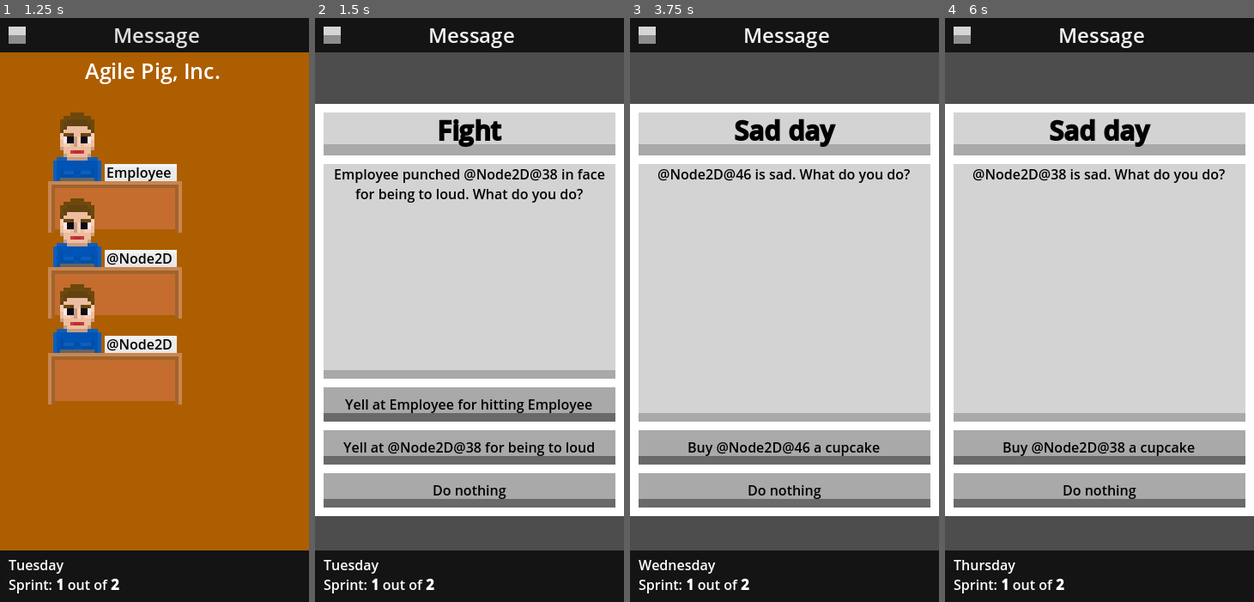
Above: before the commit, frames 1-4 (left to right).
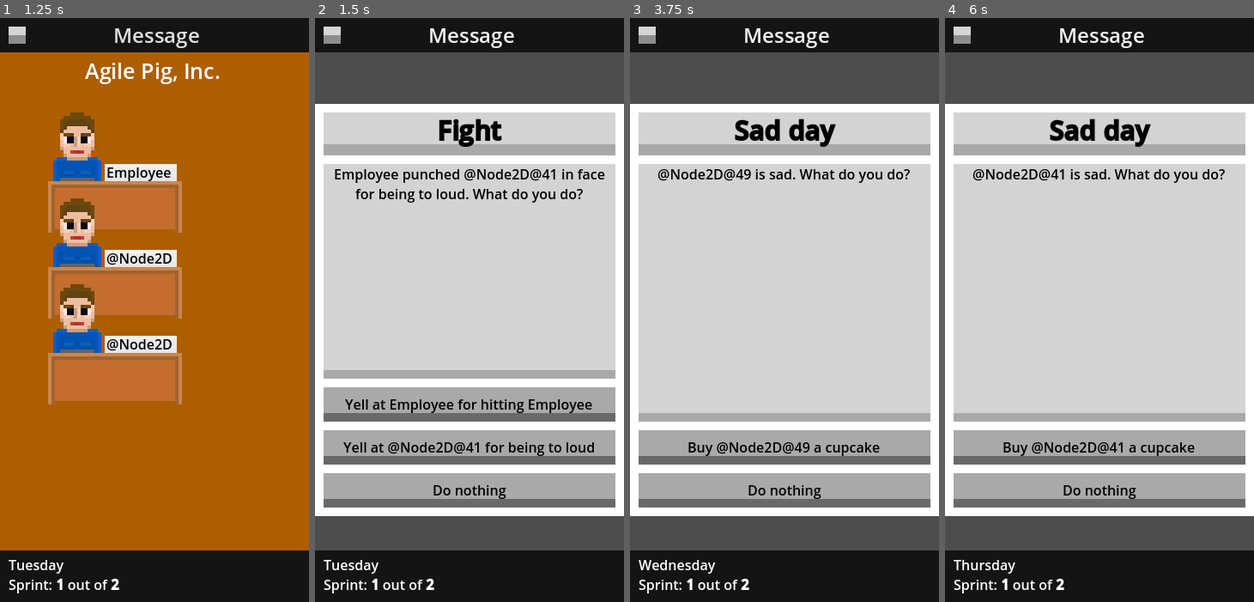
Above: after the commit, the same moments.

Repository: ltbk2023/pig
Game: Godot game, scene res://placeholders/game_placeholder.tscn
Two runs of this game, one before a commit and one after it. Both use one fixed random seed, a clock stepped at 60 frames per second and the inputs below. This scene is started directly instead of the project's main scene.
Inputs (mouse positions are in pixels of both pictures, inside the frame that each line leads up to):
- Up to frame 1 (1.25 s): click "End Day" at 0.5 s
- Up to frame 2 (1.5 s): click "Message" at 1.25 s
- Up to frame 3 (3.75 s): click "Yell at Employee for hitting …" at 2 s; click "End Day" at 2.75 s; click "Message" at 3.5 s
- Up to frame 4 (6 s): click (1099, 450) at 4.25 s, where only the run before the commit has a clickable "Buy @Node2D@46 a cupcake"; click "End Day" at 5 s; click "Message" at 5.75 s

Frame 1 is identical in both runs. In frame 2, 0.1% of the frame differs, in the area x 48-79%, y 25-75%; in frame 3, less than 0.1%; in frame 4, 0.1%, in the area x 34-59%, y 25-75%.

Commit message:
PIG-250: Client's comments at the end of sprint

Diff:
--- /dev/null
+++ b/PIG/view/sprint_end/comment_bubble.gd
@@ -0,0 +1,37 @@
+extends Node2D
+
+# main keys
+var good_key = "good"
+var mixed_key = "mixed"
+var bad_key = "bad"
+
+var earned_point_to_type={-1:bad_key,1:mixed_key,2:good_key}
+
+# secondary keys
+var bug_issues_key = "bug_issues"
+var presentation_key = "presentation"
+var both_key = "both"
+
+var progress_key = "progress"
+
+# minium influence on score to count
+var importance_minimum = 4
+
+var end_sprint_comment:Dictionary
+# Called when the node enters the scene tree for the first time.
+func _ready():
+	end_sprint_comment = load("res://view/sprint_end/end_script_comment.json").data
+
+func update_comment(earned_point,bug_issues,presentation):
+	var dict = end_sprint_comment[earned_point_to_type[earned_point]]
+
+	var text = dict[progress_key]
+	if bug_issues >= importance_minimum:
+		if presentation >= importance_minimum:
+			text = dict[both_key]
+		else:
+			text = dict[bug_issues_key]
+	elif presentation >= importance_minimum:
+		text = dict[presentation_key]
+
+	$BubbleText.text = "[center]"+text+ "[/center]"
--- /dev/null
+++ b/PIG/view/sprint_end/end_script_comment.json
@@ -0,0 +1,20 @@
+{
+	"good":{
+		"progress":"#REPLACE WITH FIRST PERSON SPEECH\n client is entusiastic",
+		"bug_issues":"#REPLACE WITH FIRST PERSON SPEECH\n client is entusiastic but ask about bugs in backlog",
+		"presentation":"#REPLACE WITH FIRST PERSON SPEECH\n client is entusiastic but ask about don't working features",
+		"both":"#REPLACE WITH FIRST PERSON SPEECH\n client asks you about bugs"
+	},
+	"mixed":{
+		"progress":"#REPLACE WITH FIRST PERSON SPEECH\n client is happy",
+		"bug_issues":"#REPLACE WITH FIRST PERSON SPEECH\n client is happy but woried about bugs in backlog",
+		"presentation":"#REPLACE WITH FIRST PERSON SPEECH\n client is  happy but woried about don't working features",
+		"both":"#REPLACE WITH FIRST PERSON SPEECH\n client woried about bugs"
+	},
+	"bad":{
+		"progress":"#REPLACE WITH FIRST PERSON SPEECH\n client complains about slow progress",
+		"bug_issues":"#REPLACE WITH FIRST PERSON SPEECH\n client complains about bugs in backlog",
+		"presentation":"#REPLACE WITH FIRST PERSON SPEECH\n client complains about don't working features",
+		"both":"#REPLACE WITH FIRST PERSON SPEECH\n client irritated with bugs"
+	}
+}
--- /dev/null
+++ b/PIG/view/sprint_end/progress_bar.gd
@@ -0,0 +1,11 @@
+extends Node2D
+
+
+# Called when the node enters the scene tree for the first time.
+func _ready():
+	pass # Replace with function body.
+
+
+# Called every frame. 'delta' is the elapsed time since the previous frame.
+func _process(delta):
+	pass
--- a/PIG/view/sprint_end/sprint_end.gd
+++ b/PIG/view/sprint_end/sprint_end.gd
@@ -28,27 +28,40 @@
 var __current_sprint : int
 # Last gotten points
 var __last_victory_points: int = 0
+# last score
+var __last_score: int = 0
+# influence of bugs issues on last score
+var __last_bug_issues:int = 0
+# influence of presentations on last score
+var __last_presentation_bugs:int = 0
 
 # Called when the node enters the scene tree for the first time.
 func _ready():
 	__total_client_importance = 0
 	__issues_done_this_sprint = 0
 	__current_sprint = 0
+	__last_score = 0
+
+	$Background/Sprite.sitting = false
 
 # Called every frame. 'delta' is the elapsed time since the previous frame.
 func _process(delta):
 	pass
 
+func __expected_score():
+	return expected_score_multiplier * __current_sprint
 # Execute the end of sprint.
 func execute_sprint_end(bugs_found: int, active_bug_issues: int):
 	__issues_done_this_sprint = 0
 	__last_victory_points = 0
 	__current_sprint += 1
+	__last_score = 0
+	__last_bug_issues = active_bug_issues*bug_issue_multiplier
+	__last_presentation_bugs = bugs_found*bugs_found_multiplier
 	var client_score = __total_client_importance
-	var expected_client_score = expected_score_multiplier * __current_sprint
+	var expected_client_score = __expected_score()
 
-	client_score -= bug_issue_multiplier * active_bug_issues + \
-	bugs_found_multiplier * bugs_found
+	client_score -= __last_bug_issues + __last_presentation_bugs
 
 	var sprint_victory_points : int
 	if client_score - expected_client_score < score_low_boundary:
@@ -59,6 +72,7 @@
 		sprint_victory_points = points_above_boundaries
 	emit_signal("victory_points", self, sprint_victory_points)
 	__last_victory_points = sprint_victory_points
+	__last_score = client_score
 
 # Adds an issue's importance points to the total and increases the number of
 # issues done
@@ -68,12 +82,18 @@
 
 # update view and text on SprintEnd scene
 func update_view(bugs_found: int, bug_issues: int):
-	$Background/Points.text = "Earned points: " + str(__last_victory_points)
-	$Background/NumberOfSprint.text = str(__current_sprint)
-	$Background/BugIssues.text = "Bugs in Backlog: " + str(bug_issues)
-	$Background/ClientImportance.text = "Client importance: " + str(__total_client_importance)
-	$Background/BugsFound.text = "Found Bugs: " + str(bugs_found)
+	$Background/NameOfScene/NumberOfSprint.text = str(__current_sprint)
 
+	$Background/Info/Points.text = "Earned points: [b]" + str(__last_victory_points)+"[/b]"
+
+	$Background/Info/BugIssues.text = "Bug Issues in Backlog: [b]" + str(bug_issues)+"[/b]"
+	$Background/Info/BugsFound.text = "Errors During Presentation: [b]" + str(bugs_found)+"[/b]"
+
+	$Background/Info/ClientImportance.text = "Importance of Done Features: [b]" + str(__total_client_importance)+"[/b]"
+	$Background/Info/ExpectedImportance.text = "Expected Evaluation: [b]"+ str(__expected_score())+"[/b]"
+	$Background/Info/ActualImportance.text = "Actual Evaluation: [b]"+ str(__last_score)+"[/b]"
+
+	$Background/CommentBubble.update_comment(__last_victory_points,__last_bug_issues,__last_presentation_bugs)
 # when press the ok button, return to main view.
 func _on_ok_button_button_up():
 	emit_signal("return_to_office_view", self)
--- a/PIG/view/sprint_end/sprint_end.tscn
+++ b/PIG/view/sprint_end/sprint_end.tscn
@@ -1,65 +1,229 @@
-[gd_scene load_steps=4 format=3 uid="uid://bv4enanlk8ty6"]
+[gd_scene load_steps=19 format=3 uid="uid://doou0enb1wuc1"]
 
 [ext_resource type="Script" path="res://view/sprint_end/sprint_end.gd" id="1_8xcrn"]
+[ext_resource type="Script" path="res://view/sprint_end/progress_bar.gd" id="2_56oyk"]
+[ext_resource type="Theme" path="res://utility/gray_button.tres" id="2_eo74c"]
+[ext_resource type="PackedScene" uid="uid://cyl4kohdffyoc" path="res://employee/sprites/employee_sprite.tscn" id="2_hdhfd"]
+[ext_resource type="Texture2D" uid="uid://cd7c5t1fisjus" path="res://view/sprint_end/bouble.png" id="3_3y8oe"]
+[ext_resource type="Script" path="res://view/sprint_end/comment_bubble.gd" id="4_sqd0f"]
 
 [sub_resource type="Gradient" id="Gradient_8hgae"]
-colors = PackedColorArray(0.601184, 0.0803232, 0.313415, 1, 0.0790396, 0.624546, 0.606119, 1)
+interpolation_mode = 1
+offsets = PackedFloat32Array(0, 0.5)
+colors = PackedColorArray(0.521569, 0.733333, 0.839216, 1, 0.0784314, 0.623529, 0.607843, 1)
 
 [sub_resource type="GradientTexture2D" id="GradientTexture2D_q2dte"]
 gradient = SubResource("Gradient_8hgae")
-width = 340
-height = 340
+width = 360
+height = 680
+fill_to = Vector2(0, 1)
+
+[sub_resource type="Gradient" id="Gradient_okw60"]
+interpolation_mode = 1
+offsets = PackedFloat32Array(0, 0.501502)
+colors = PackedColorArray(0.34, 0.384, 1, 1, 0.2808, 0.243, 0.81, 1)
+
+[sub_resource type="GradientTexture2D" id="GradientTexture2D_2p4mm"]
+gradient = SubResource("Gradient_okw60")
+width = 1
+height = 2
+fill_to = Vector2(0, 1)
+
+[sub_resource type="Gradient" id="Gradient_otrxm"]
+interpolation_mode = 1
+offsets = PackedFloat32Array(0, 0.5)
+colors = PackedColorArray(0.86, 0.86, 0.86, 1, 0.75, 0.75, 0.75, 1)
+
+[sub_resource type="GradientTexture2D" id="GradientTexture2D_42c6e"]
+gradient = SubResource("Gradient_otrxm")
+width = 1
+height = 2
+fill_to = Vector2(0, 1)
+
+[sub_resource type="Gradient" id="Gradient_rwcxw"]
+interpolation_mode = 1
+offsets = PackedFloat32Array(0, 0.5)
+colors = PackedColorArray(0.41, 1, 0.41, 1, 0.352941, 0.858824, 0.352941, 1)
+
+[sub_resource type="GradientTexture2D" id="GradientTexture2D_rykod"]
+gradient = SubResource("Gradient_rwcxw")
+width = 1
+height = 2
+fill_to = Vector2(0, 1)
+
+[sub_resource type="Gradient" id="Gradient_pjx5q"]
+interpolation_mode = 1
+offsets = PackedFloat32Array(0, 0.5)
+colors = PackedColorArray(1, 0.67451, 0.34902, 1, 0.85098, 0.576471, 0.298039, 1)
+
+[sub_resource type="GradientTexture2D" id="GradientTexture2D_2bvfk"]
+gradient = SubResource("Gradient_pjx5q")
+width = 1
+height = 2
+fill_to = Vector2(0, 1)
+
+[sub_resource type="Gradient" id="Gradient_bkehq"]
+interpolation_mode = 1
+offsets = PackedFloat32Array(0, 0.501502)
+colors = PackedColorArray(1, 0.34, 0.34, 1, 0.85, 0.255, 0.255, 1)
+
+[sub_resource type="GradientTexture2D" id="GradientTexture2D_i76vj"]
+gradient = SubResource("Gradient_bkehq")
+width = 1
+height = 2
+fill_to = Vector2(0, 1)
 
 [node name="SprintEnd" type="Node2D"]
+texture_filter = 1
 script = ExtResource("1_8xcrn")
 
 [node name="Background" type="Sprite2D" parent="."]
 position = Vector2(180, 340)
-scale = Vector2(1.1, 2)
 texture = SubResource("GradientTexture2D_q2dte")
 
-[node name="ClientImportance" type="RichTextLabel" parent="Background"]
-offset_left = -80.0
+[node name="Info" type="Control" parent="Background"]
+layout_mode = 3
+anchors_preset = 0
+offset_left = -140.0
+offset_top = 70.0
+offset_right = 140.0
+offset_bottom = 110.0
+
+[node name="ClientImportance" type="RichTextLabel" parent="Background/Info"]
+layout_mode = 2
+offset_right = 280.0
+offset_bottom = 30.0
+bbcode_enabled = true
+text = "\"Importance of Done Feateures: [b]000
+"
+
+[node name="BugIssues" type="RichTextLabel" parent="Background/Info"]
+layout_mode = 2
 offset_top = 30.0
-offset_right = 120.0
-offset_bottom = 70.0
-
-[node name="BugIssues" type="RichTextLabel" parent="Background"]
-offset_left = -80.0
-offset_top = -10.0
-offset_right = 120.0
-offset_bottom = 30.0
-
-[node name="BugsFound" type="RichTextLabel" parent="Background"]
-offset_left = -80.0
-offset_top = -50.0
-offset_right = 120.0
-offset_bottom = -10.0
+offset_right = 280.0
+offset_bottom = 60.0
+bbcode_enabled = true
+text = "Bug Issues in Backlog: [b]00
+"
+
+[node name="BugsFound" type="RichTextLabel" parent="Background/Info"]
+layout_mode = 0
+offset_top = 60.0
+offset_right = 280.0
+offset_bottom = 90.0
+bbcode_enabled = true
+text = "Errors During Presentation: [b]00[/b]"
+
+[node name="ExpectedImportance" type="RichTextLabel" parent="Background/Info"]
+layout_mode = 2
+offset_top = 100.0
+offset_right = 280.0
+offset_bottom = 132.0
+theme_override_font_sizes/normal_font_size = 20
+theme_override_font_sizes/bold_font_size = 20
+bbcode_enabled = true
+text = "Expected Evaluation: [b]000[/b]"
+
+[node name="ActualImportance" type="RichTextLabel" parent="Background/Info"]
+layout_mode = 2
+offset_top = 132.0
+offset_right = 280.0
+offset_bottom = 164.0
+theme_override_font_sizes/normal_font_size = 20
+theme_override_font_sizes/bold_font_size = 20
+bbcode_enabled = true
+text = "Actual Evaluation: [b]000[/b]"
+
+[node name="Points" type="RichTextLabel" parent="Background/Info"]
+layout_mode = 0
+offset_top = 164.0
+offset_right = 280.0
+offset_bottom = 196.0
+theme_override_font_sizes/normal_font_size = 20
+theme_override_font_sizes/bold_font_size = 20
+bbcode_enabled = true
+text = "Earned points: [b]0[/b]"
+
+[node name="ProgressBar" type="Node2D" parent="Background/Info"]
+position = Vector2(-30, -50)
+script = ExtResource("2_56oyk")
+
+[node name="Target" type="Sprite2D" parent="Background/Info/ProgressBar"]
+position = Vector2(30, -10)
+scale = Vector2(10, 20)
+texture = SubResource("GradientTexture2D_2p4mm")
+centered = false
+
+[node name="Gray" type="Sprite2D" parent="Background/Info/ProgressBar"]
+scale = Vector2(340, 10)
+texture = SubResource("GradientTexture2D_42c6e")
+centered = false
+
+[node name="Green" type="Sprite2D" parent="Background/Info/ProgressBar"]
+scale = Vector2(10, 10)
+texture = SubResource("GradientTexture2D_rykod")
+centered = false
+
+[node name="Orange" type="Sprite2D" parent="Background/Info/ProgressBar"]
+position = Vector2(10, 0)
+scale = Vector2(10, 10)
+texture = SubResource("GradientTexture2D_2bvfk")
+centered = false
+
+[node name="Red" type="Sprite2D" parent="Background/Info/ProgressBar"]
+position = Vector2(20, 0)
+scale = Vector2(10, 10)
+texture = SubResource("GradientTexture2D_i76vj")
+centered = false
 
 [node name="NameOfScene" type="RichTextLabel" parent="Background"]
+offset_left = -140.0
+offset_top = -320.0
+offset_right = 140.0
+offset_bottom = -270.0
+theme_override_colors/default_color = Color(0, 0, 0, 1)
+theme_override_font_sizes/normal_font_size = 30
+text = "END OF SPRINT"
+
+[node name="NumberOfSprint" type="RichTextLabel" parent="Background/NameOfScene"]
+layout_mode = 0
+offset_left = 230.0
+offset_right = 290.0
+offset_bottom = 50.0
+theme_override_colors/default_color = Color(0, 0, 0, 1)
+theme_override_colors/font_selected_color = Color(0, 0, 0, 1)
+theme_override_font_sizes/normal_font_size = 30
+theme_override_font_sizes/bold_font_size = 30
+text = "0"
+
+[node name="Sprite" parent="Background" instance=ExtResource("2_hdhfd")]
+position = Vector2(-100, -155)
+scale = Vector2(10, 10)
+
+[node name="CommentBubble" type="Node2D" parent="Background"]
+position = Vector2(60, -110)
+script = ExtResource("4_sqd0f")
+
+[node name="Bubble" type="Sprite2D" parent="Background/CommentBubble"]
+scale = Vector2(10, 10)
+texture = ExtResource("3_3y8oe")
+
+[node name="BubbleText" type="RichTextLabel" parent="Background/CommentBubble"]
 offset_left = -50.0
-offset_top = -150.0
+offset_top = -140.0
 offset_right = 100.0
-offset_bottom = -120.0
-text = "END OF SPRINT"
-
-[node name="NumberOfSprint" type="RichTextLabel" parent="Background"]
-offset_left = 80.0
-offset_top = -150.0
-offset_right = 120.0
-offset_bottom = -110.0
-
-[node name="Points" type="RichTextLabel" parent="Background"]
-offset_left = -80.0
-offset_top = -90.0
-offset_right = 120.0
-offset_bottom = -50.0
+offset_bottom = 90.0
+theme_override_colors/default_color = Color(0, 0, 0, 1)
+theme_override_colors/font_selected_color = Color(0, 0, 0, 1)
+bbcode_enabled = true
+text = "[center]Coment to action and call for reaction to that action"
 
 [node name="OkButton" type="Button" parent="Background"]
-offset_left = -25.0
-offset_top = 55.0
-offset_right = 25.0
-offset_bottom = 86.0
+offset_left = -170.0
+offset_top = 280.0
+offset_right = 170.0
+offset_bottom = 320.0
+theme = ExtResource("2_eo74c")
 text = "OK"
 
 [connection signal="button_up" from="Background/OkButton" to="." method="_on_ok_button_button_up"]
Binary file added: PIG/view/sprint_end/bouble.png
Not shown, added: PIG/view/sprint_end/bouble.png.import
